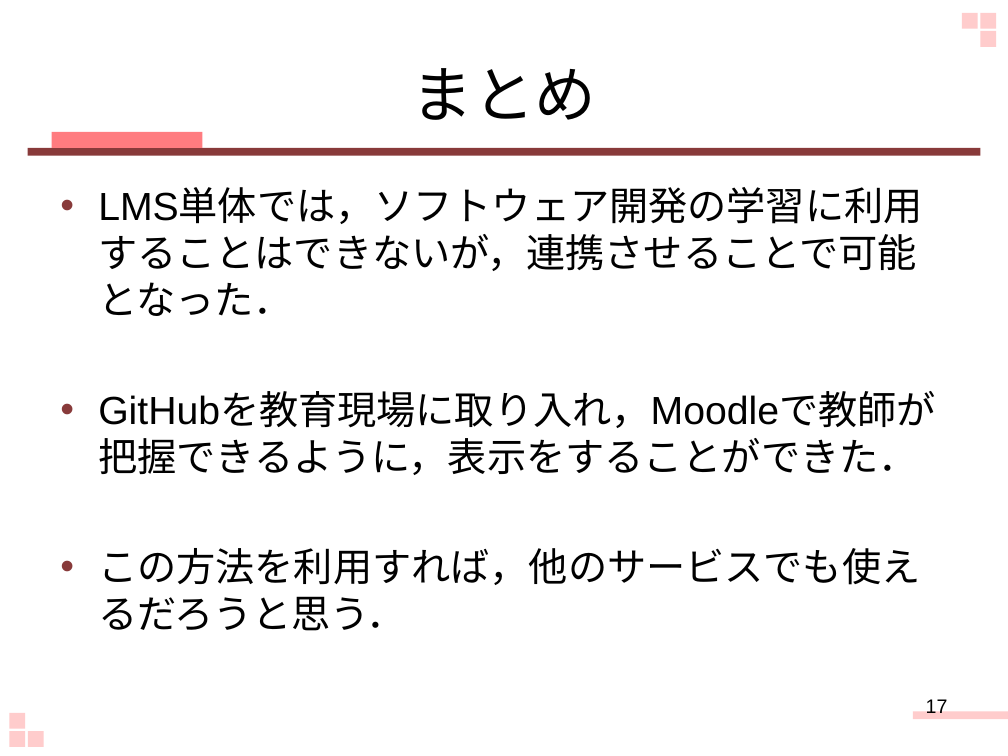
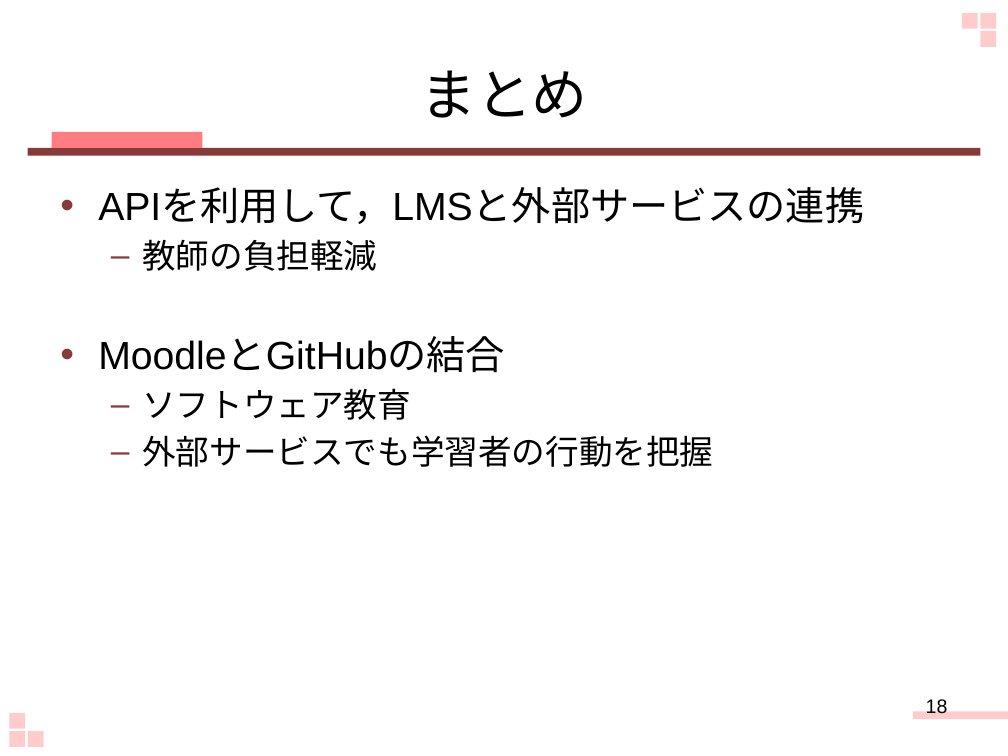
Before and after one commit to keimatsui/kadai, a slide deck: slide 18 of 卒業論文/2012/野口杏子/最終発表.pptx (slide 17 before the commit). Drawn at 1008x756 pixels with LibreOffice and Linux fonts; fonts in the diff are those of the drawing. Boxes give left, top, right and bottom in pixels: in the first picture for what was removed or moved away, otherwise in the second. Text is boxed around its words. In the diff, an @@ line names an element or a change of style, - is before the commit and + after.

Commit message:
up

```diff
--- a/卒業論文/2012/野口杏子/最終発表.pptx
+++ b/卒業論文/2012/野口杏子/最終発表.pptx
@@ title "まとめ" at (x1=420, y1=70, x2=588, y2=118): size 44 to 40 pt @@
@@ text at (x1=98, y1=189, x2=864, y2=467): text changed @@
-• LMS単体では，ソフトウェア開発の学習に利用することはできないが，連携させることで可能となった．
-• GitHubを教育現場に取り入れ，Moodleで教師が把握できるように，表示をすることができた．
-• この方法を利用すれば，他のサービスでも使えるだろうと思う．
+• APIを利用して，LMSと外部サービスの連携
+  – 教師の負担軽減
+• MoodleとGitHubの結合
+  – ソフトウェア教育
+  – 外部サービスでも学習者の行動を把握
@@ page number at (x1=926, y1=697, x2=948, y2=714): text changed @@
-17
+18
```
Also in this commit, not shown: 15 other slides changed, 1 slide added.
